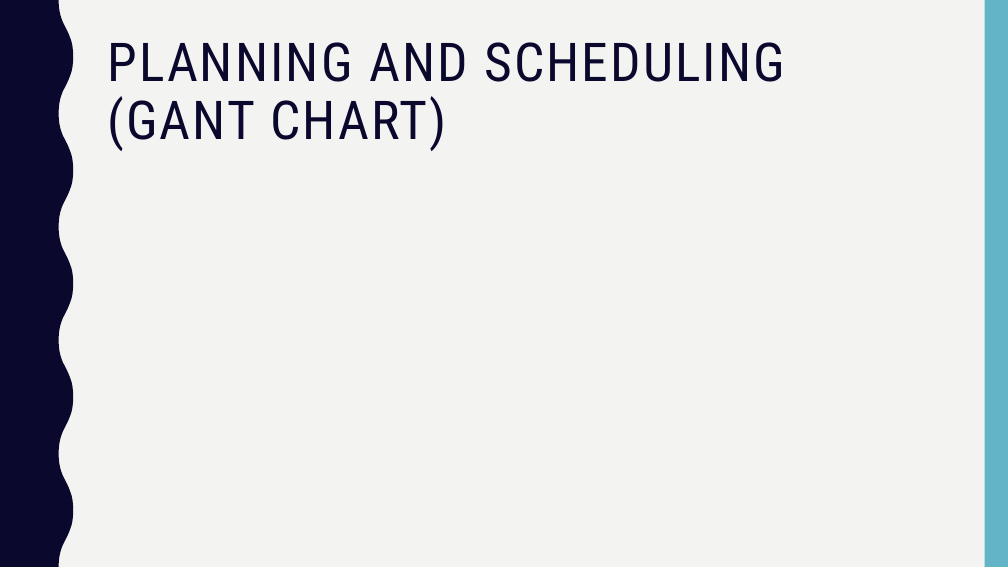
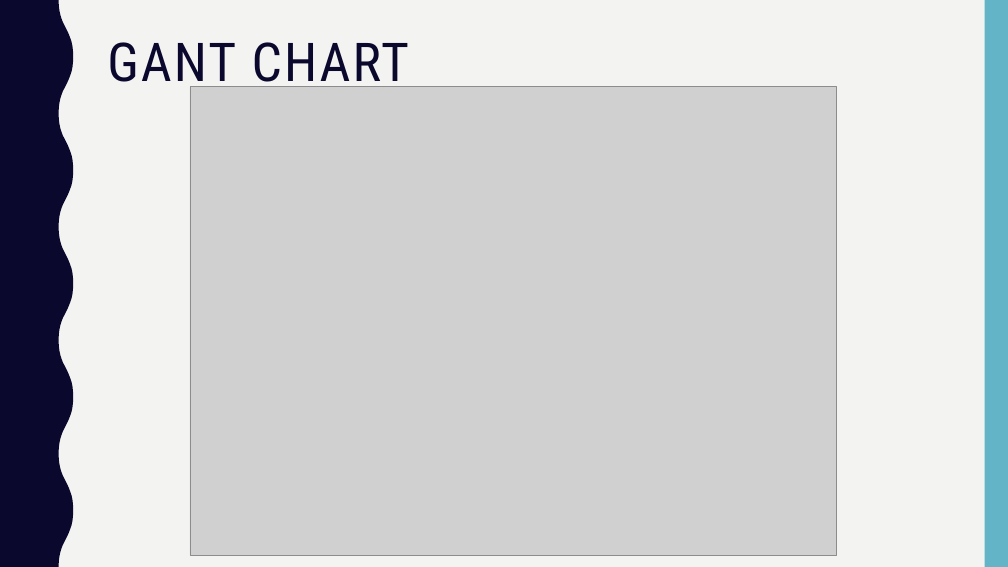
Before and after one commit to george98788/Enterprise-systems-development, a slide deck: slide 4 of Sprint2/Group 10 Sprint_2.pptx. Drawn at 1008x567 pixels with LibreOffice and Linux fonts; fonts in the diff are those of the drawing; grey boxes stand for pictures. Boxes give left, top, right and bottom in pixels: in the first picture for what was removed or moved away, otherwise in the second. Text is boxed around its words. In the diff, an @@ line names an element or a change of style, - is before the commit and + after.

```diff
--- a/Sprint2/Group 10 Sprint_2.pptx
+++ b/Sprint2/Group 10 Sprint_2.pptx
@@ title at [107,42,409,95]: text changed @@
-PLANNING AND SCHEDULING (GANT CHART)
+GANT CHART
@@ picture added at [190,87,836,556] @@
```
Also in this commit, not shown: 2 other slides changed, 3 slides added, 1 slide removed.
